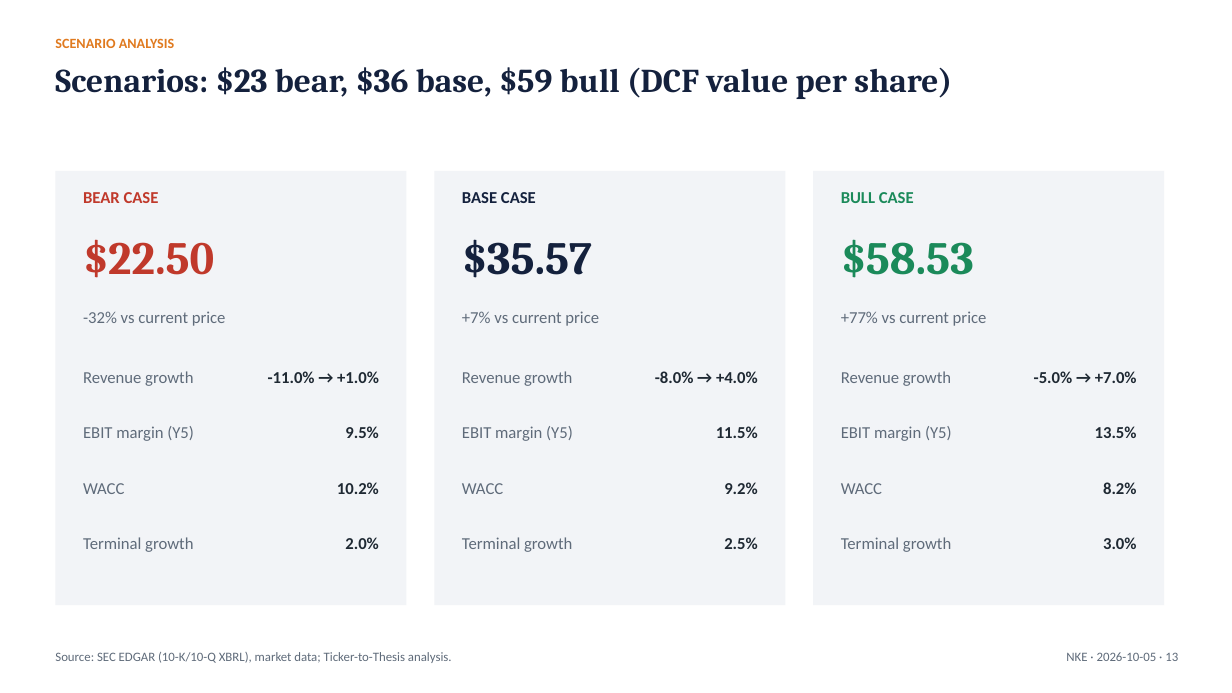
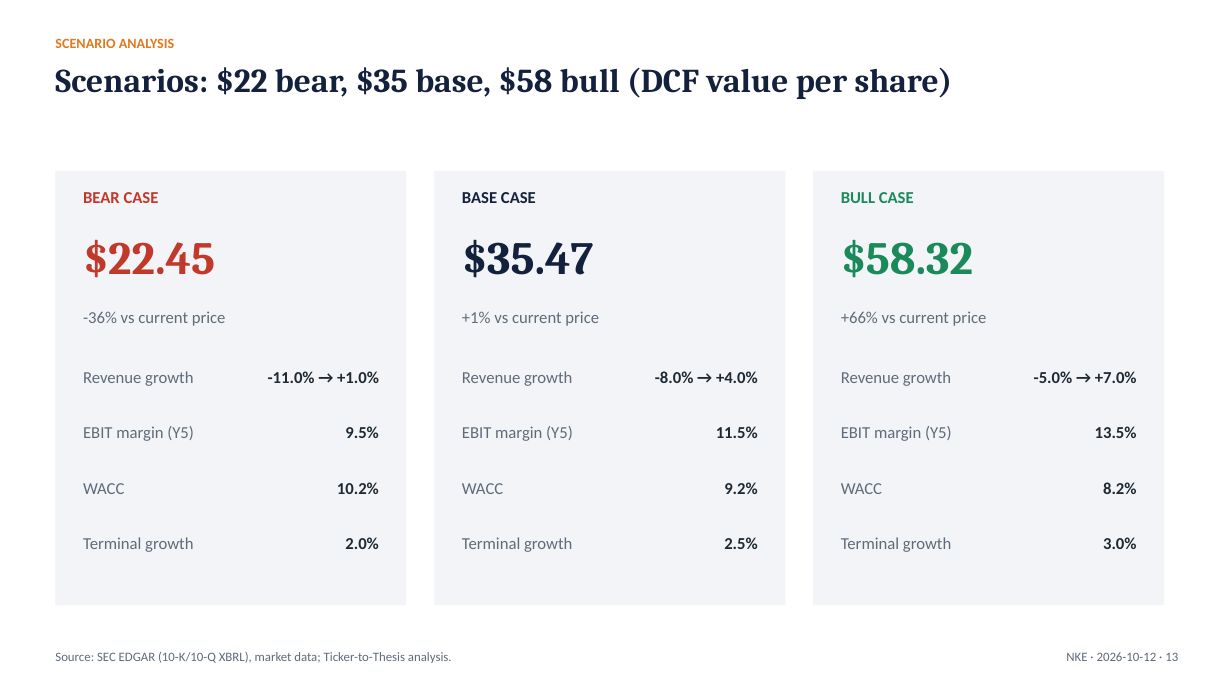
Before and after one commit to Abhishek10-r/ticker-to-thesis, a slide deck: slide 13 of examples/nike/latest/NKE_pitch_deck.pptx. Drawn at 1232x693 pixels with LibreOffice and Linux fonts; fonts in the diff are those of the drawing. Boxes give left, top, right and bottom in pixels: in the first picture for what was removed or moved away, otherwise in the second. Text is boxed around its words. In the diff, an @@ line names an element or a change of style, - is before the commit and + after.

```diff
--- a/examples/nike/latest/NKE_pitch_deck.pptx
+++ b/examples/nike/latest/NKE_pitch_deck.pptx
@@ text at box(55, 67, 953, 99): text changed @@
-Scenarios: $23 bear, $36 base, $59 bull (DCF value per share)
+Scenarios: $22 bear, $35 base, $58 bull (DCF value per share)
@@ text at box(83, 239, 215, 278): text changed @@
-$22.50
+$22.45
@@ text at box(462, 239, 594, 278): text changed @@
-$35.57
+$35.47
@@ text at box(841, 239, 973, 278): text changed @@
-$58.53
+$58.32
@@ text at box(83, 311, 226, 326): text changed @@
--32% vs current price
+-36% vs current price
@@ text at box(462, 311, 599, 326): text changed @@
-+7% vs current price
++1% vs current price
@@ text at box(841, 311, 987, 326): text changed @@
-+77% vs current price
++66% vs current price
@@ text at box(1066, 652, 1178, 661): text changed @@
-NKE · 2026-10-05 · 13
+NKE · 2026-10-12 · 13
```
Also in this commit, not shown: 14 other slides changed, 4 other files.
